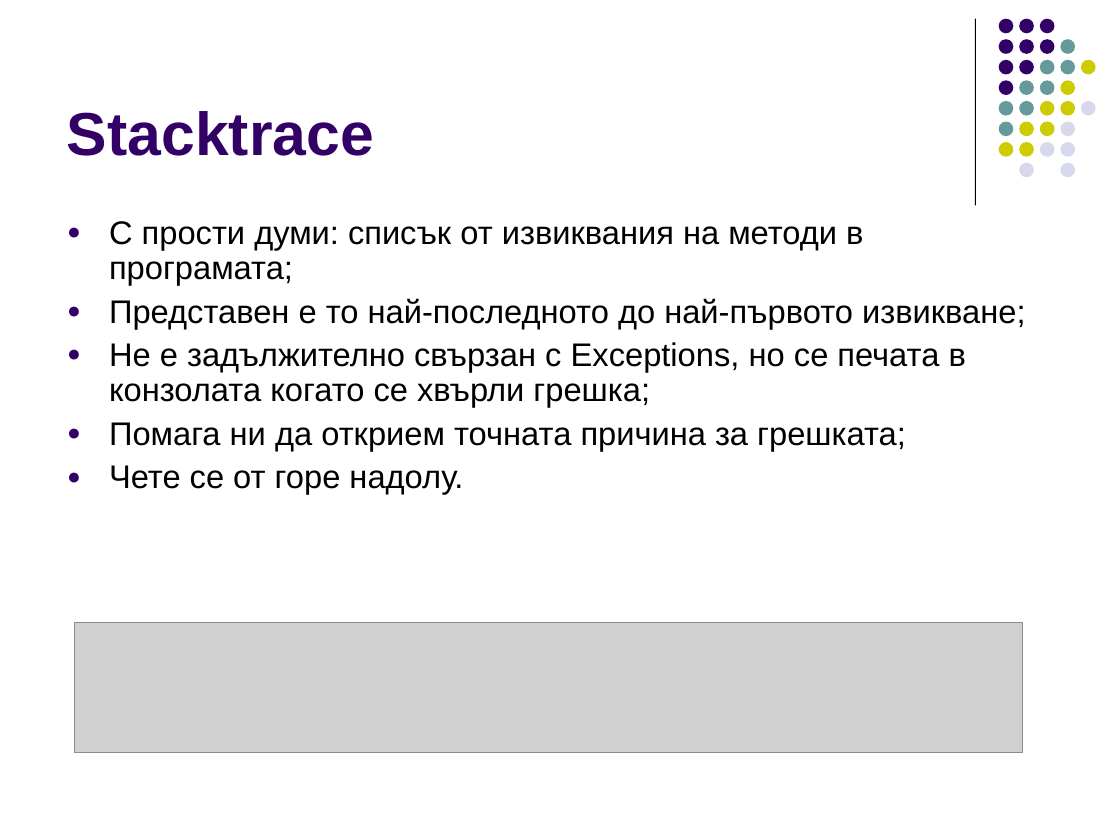
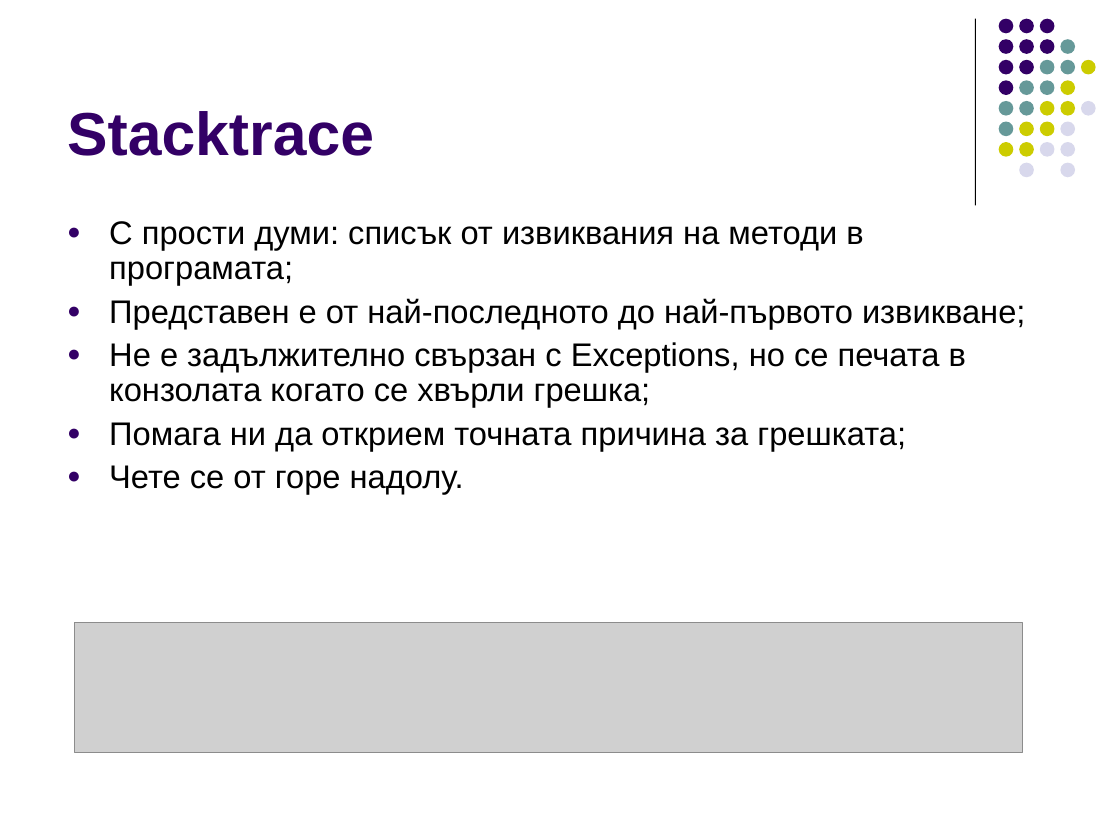
Before and after one commit to ivorusev/startup-factory-java-course, a slide deck: slide 4 of 3-Exceptions.ppt. Drawn at 1120x840 pixels with LibreOffice and Linux fonts; fonts in the diff are those of the drawing; grey boxes stand for pictures. Boxes give left, top, right and bottom in pixels: in the first picture for what was removed or moved away, otherwise in the second. Text is boxed around its words. In the diff, an @@ line names an element or a change of style, - is before the commit and + after.

Commit message:
Fixed typos
Fixed typos

```diff
--- a/3-Exceptions.ppt
+++ b/3-Exceptions.ppt
@@ text at <box>109,298,1025,329</box>: text changed @@
-● Представен е то най-последното до най-първото извикване;
+● Представен е от най-последното до най-първото извикване;
```
